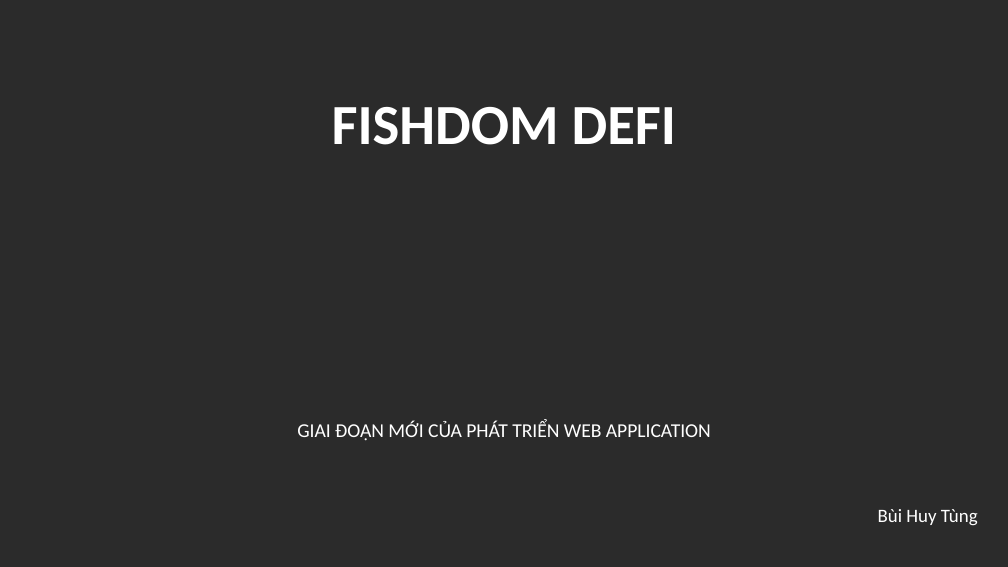
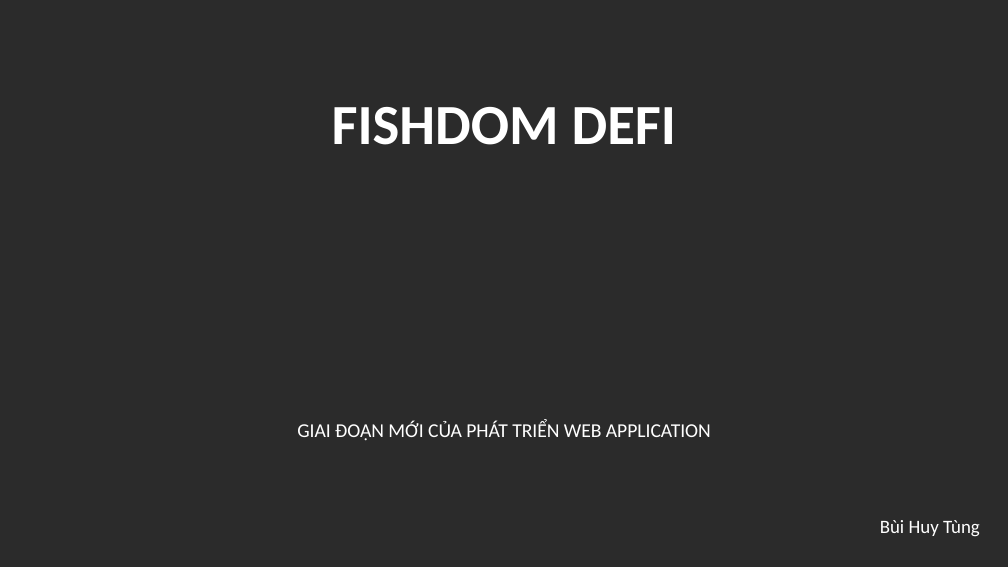
Before and after one commit to augustusflynn/Fishdom_DEFI_Project, a slide deck: slide 1 of FishdomDEFI.pptx. Drawn at 1008x567 pixels with LibreOffice and Linux fonts; fonts in the diff are those of the drawing; background and template pictures are left out; a plain dark background stands for a picture behind light text. Boxes give left, top, right and bottom in pixels: in the first picture for what was removed or moved away, otherwise in the second. Text is boxed around its words. In the diff, an @@ line names an element or a change of style, - is before the commit and + after.

```diff
--- a/FishdomDEFI.pptx
+++ b/FishdomDEFI.pptx
@@ text "Bùi Huy Tùng": place and size @@
-text "Bùi Huy Tùng" at bbox=[878, 509, 978, 525]
+text "Bùi Huy Tùng" at bbox=[880, 520, 980, 536]
```
Also in this commit, not shown: 1 other slide changed, 9 slides added, 45 slides removed.
